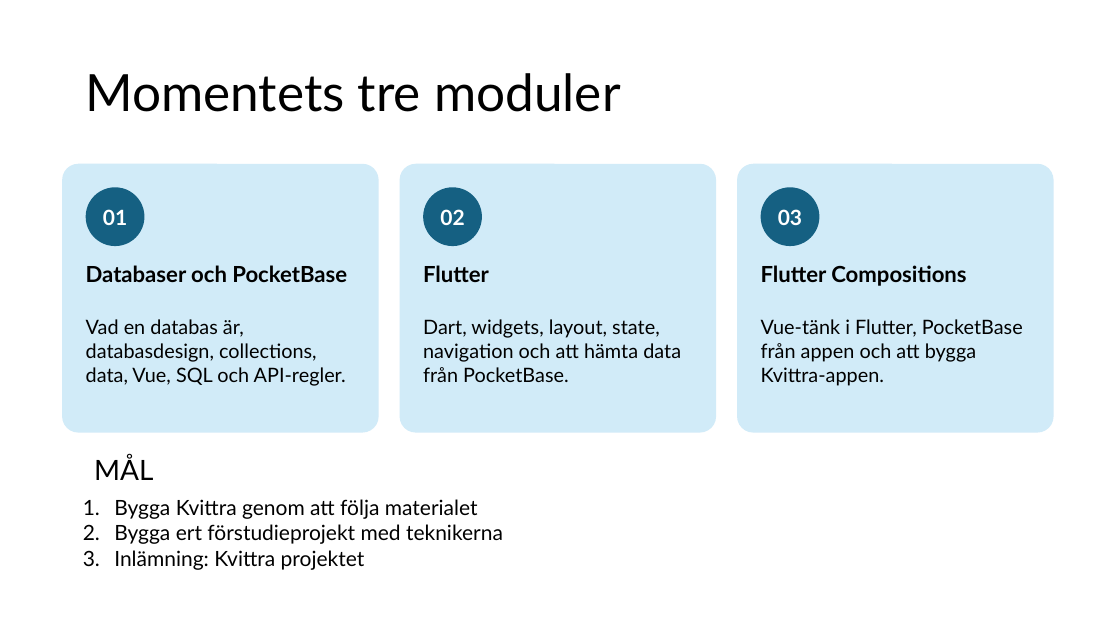
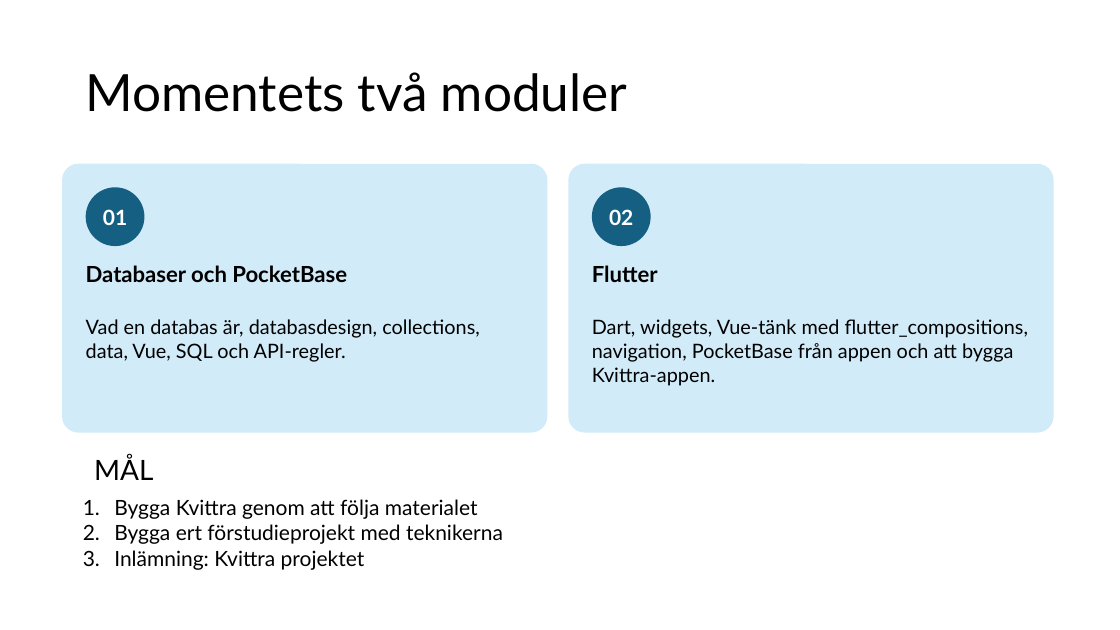
Before and after one commit to abbjetmus/pocketbase-flutter-kurs, a slide deck: slide 2 of Databaser och mobilapputveckling - sammanfattning.pptx. Drawn at 1120x630 pixels with LibreOffice and Linux fonts; fonts in the diff are those of the drawing. Boxes give left, top, right and bottom in pixels: in the first picture for what was removed or moved away, otherwise in the second. Text is boxed around its words. In the diff, an @@ line names an element or a change of style, - is before the commit and + after.

Commit message:
Remove module 03 content and related solution files for Flutter Compositions; update README to reflect changes in module structure and content focus.

```diff
--- a/Databaser och mobilapputveckling - sammanfattning.pptx
+++ b/Databaser och mobilapputveckling - sammanfattning.pptx
@@ title at (85, 72, 628, 112): text changed @@
-Momentets tre moduler
+Momentets två moduler
@@ rounded rectangle: place and size @@
-rounded rectangle at (62, 164, 379, 433)
+rounded rectangle at (62, 164, 548, 433)
@@ rounded rectangle: place and size @@
-rounded rectangle at (400, 164, 717, 433)
+rounded rectangle at (569, 164, 1054, 433)
@@ rounded rectangle removed at (738, 164, 1054, 433) @@
@@ ellipse "02": place and size @@
-ellipse "02" at (423, 187, 482, 246)
+ellipse "02" at (592, 187, 651, 246)
@@ ellipse removed at (761, 187, 820, 246) @@
-03
@@ text "Flutter": place and size @@
-text "Flutter" at (423, 265, 489, 282)
+text "Flutter" at (592, 265, 658, 282)
@@ text removed at (761, 265, 966, 286) @@
-Flutter Compositions
@@ text "Vad en databas är, databasdesign, ..." rewrapped from (86, 319, 346, 386) to (86, 319, 480, 362) @@
@@ text removed at (423, 319, 681, 382) @@
-Dart, widgets, layout, state, navigation och att hämta data från PocketBase.
@@ text at (592, 319, 1028, 386): text changed @@
-Vue-tänk i Flutter, PocketBase från appen och att bygga Kvittra-appen.
+Dart, widgets, Vue-tänk med flutter_compositions, navigation, PocketBase från appen och att bygga Kvittra-appen.
```
Also in this commit, not shown: 25 other slides changed, 7 slides removed, 20 other files.
